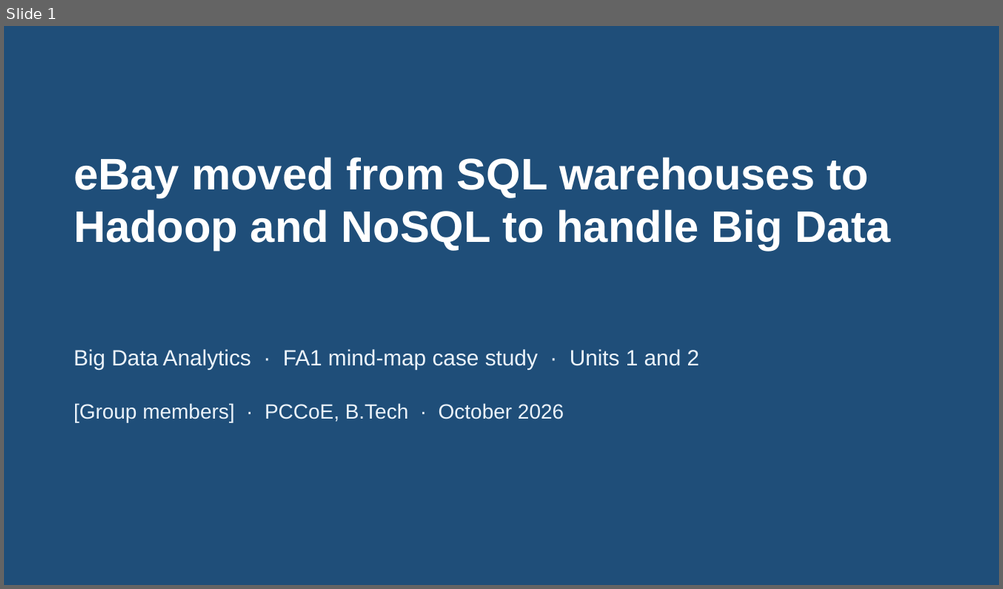
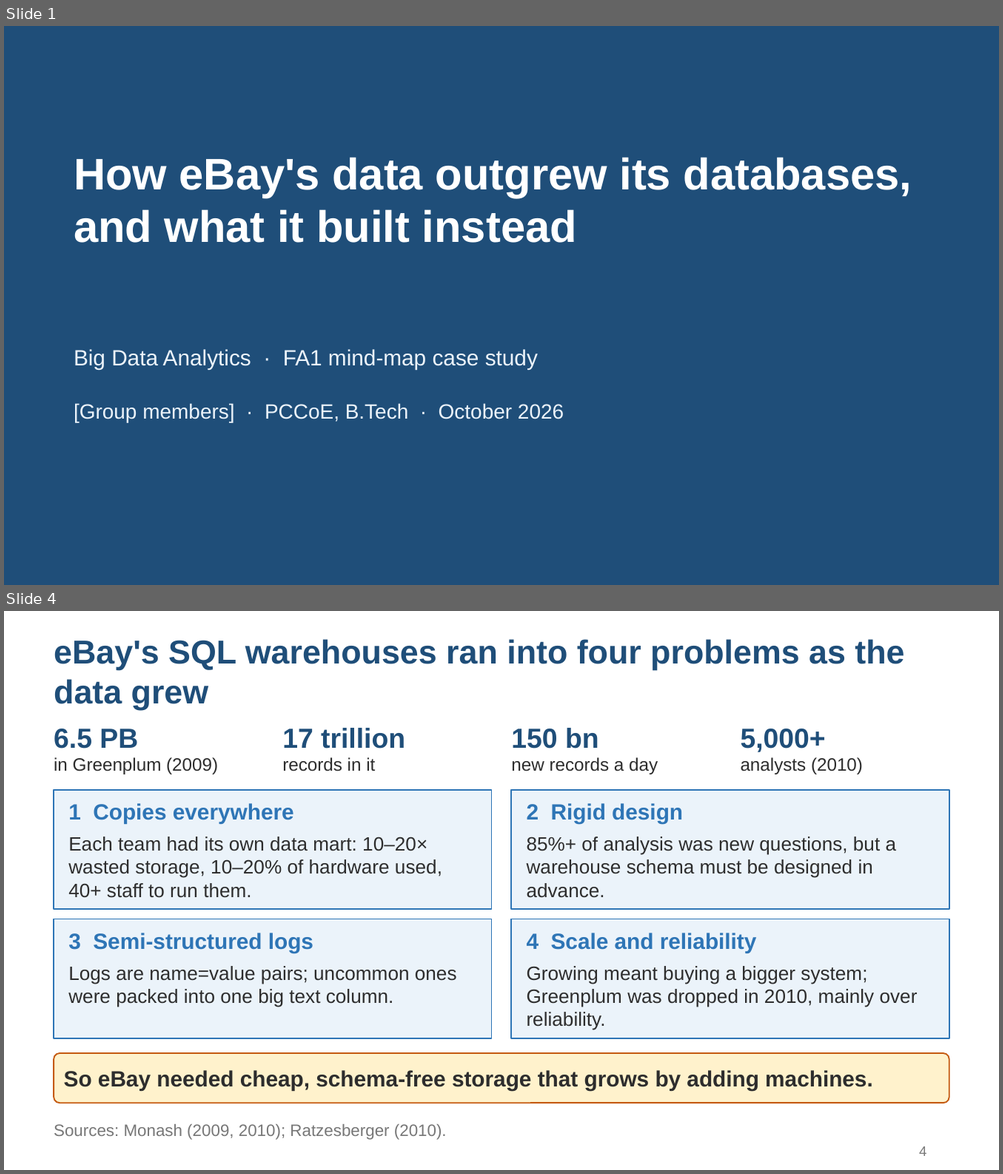
Before and after one commit to msk1039/ebay-bda, a slide deck: ebay-bigdata-fa1.pptx. Shown one above the other, each under a label of ours: slide 1 before the commit, slides 1 and 4 after it; the slides between them are not shown. The pictures are 1003x589 and 1003x1174 pixels, drawn with LibreOffice and Linux fonts; fonts in the diff are those of the drawing. Boxes give left, top, right and bottom in pixels: in the first picture for what was removed or moved away, otherwise in the second. Text is boxed around its words. In the diff, an @@ line names an element or a change of style, - is before the commit and + after.

```diff
--- a/ebay-bigdata-fa1.pptx
+++ b/ebay-bigdata-fa1.pptx
@@ slide 4 added at box(4, 611, 999, 1170), background #FFFFFF @@
@@ title added at box(54, 639, 904, 710), 24 pt, text #1F4E79, bold @@
+eBay's SQL warehouses ran into four problems as the data grew
@@ text added at box(54, 729, 218, 775), 13 pt, text #2D2D2D @@
+6.5 PB
+in Greenplum (2009)
@@ text added at box(282, 728, 405, 772), 13 pt, text #2D2D2D @@
+17 trillion
+records in it
@@ text added at box(511, 728, 657, 775), 13 pt, text #2D2D2D @@
+150 bn
+new records a day
@@ text added at box(740, 729, 862, 775), 13 pt, text #2D2D2D @@
+5,000+
+analysts (2010)
@@ rectangle added at box(54, 790, 492, 909), fill #EBF3FA, outline #2E75B6 1 pt @@
@@ text added at box(68, 803, 294, 823), 16 pt, text #2E75B6, bold @@
+1 Copies everywhere
@@ rectangle added at box(511, 790, 949, 909), fill #EBF3FA, outline #2E75B6 1 pt @@
@@ text added at box(526, 803, 683, 823), 16 pt, text #2E75B6, bold @@
+2 Rigid design
@@ text added at box(68, 837, 442, 898), 14 pt, text #2D2D2D @@
+Each team had its own data mart: 10–20× wasted storage, 10–20% of hardware used, 40+ staff to run them.
@@ text added at box(526, 837, 896, 898), 14 pt, text #2D2D2D @@
+85%+ of analysis was new questions, but a warehouse schema must be designed in advance.
@@ rectangle added at box(54, 920, 492, 1039), fill #EBF3FA, outline #2E75B6 1 pt @@
@@ rectangle added at box(511, 920, 949, 1039), fill #EBF3FA, outline #2E75B6 1 pt @@
@@ text added at box(68, 933, 313, 953), 16 pt, text #2E75B6, bold @@
+3 Semi-structured logs
@@ text added at box(526, 933, 757, 953), 16 pt, text #2E75B6, bold @@
+4 Scale and reliability
@@ text added at box(68, 966, 457, 1008), 14 pt, text #2D2D2D @@
+Logs are name=value pairs; uncommon ones were packed into one big text column.
@@ text added at box(526, 966, 917, 1031), 14 pt, text #2D2D2D @@
+Growing meant buying a bigger system; Greenplum was dropped in 2010, mainly over reliability.
@@ rounded rectangle added at box(54, 1054, 949, 1103), fill #FFF2CC, outline #C55A11 1 pt, 16 pt, text #2D2D2D, bold @@
+So eBay needed cheap, schema-free storage that grows by adding machines.
@@ text added at box(54, 1125, 447, 1140), 12 pt, text #777777 @@
+Sources: Monash (2009, 2010); Ratzesberger (2010).
@@ page number added at box(919, 1147, 926, 1156), 10 pt, text #777777 @@
+4
@@ slide 1 changed as well @@
@@ title at box(74, 157, 912, 243): text changed @@
-eBay moved from SQL warehouses to Hadoop and NoSQL to handle Big Data
+How eBay's data outgrew its databases, and what it built instead
@@ text at box(74, 349, 538, 370): text changed @@
-Big Data Analytics · FA1 mind-map case study · Units 1 and 2
+Big Data Analytics · FA1 mind-map case study
```
Also in this commit, not shown: 5 other slides changed, 8 other slides added, 4 slides removed, 3 other files.
